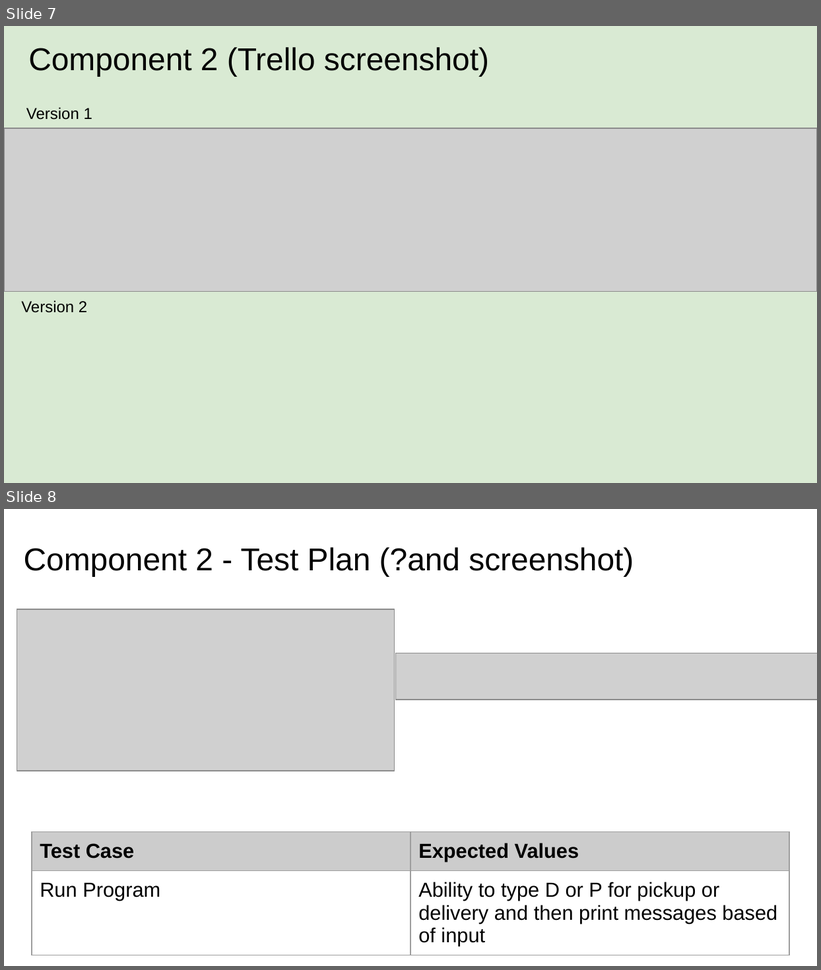
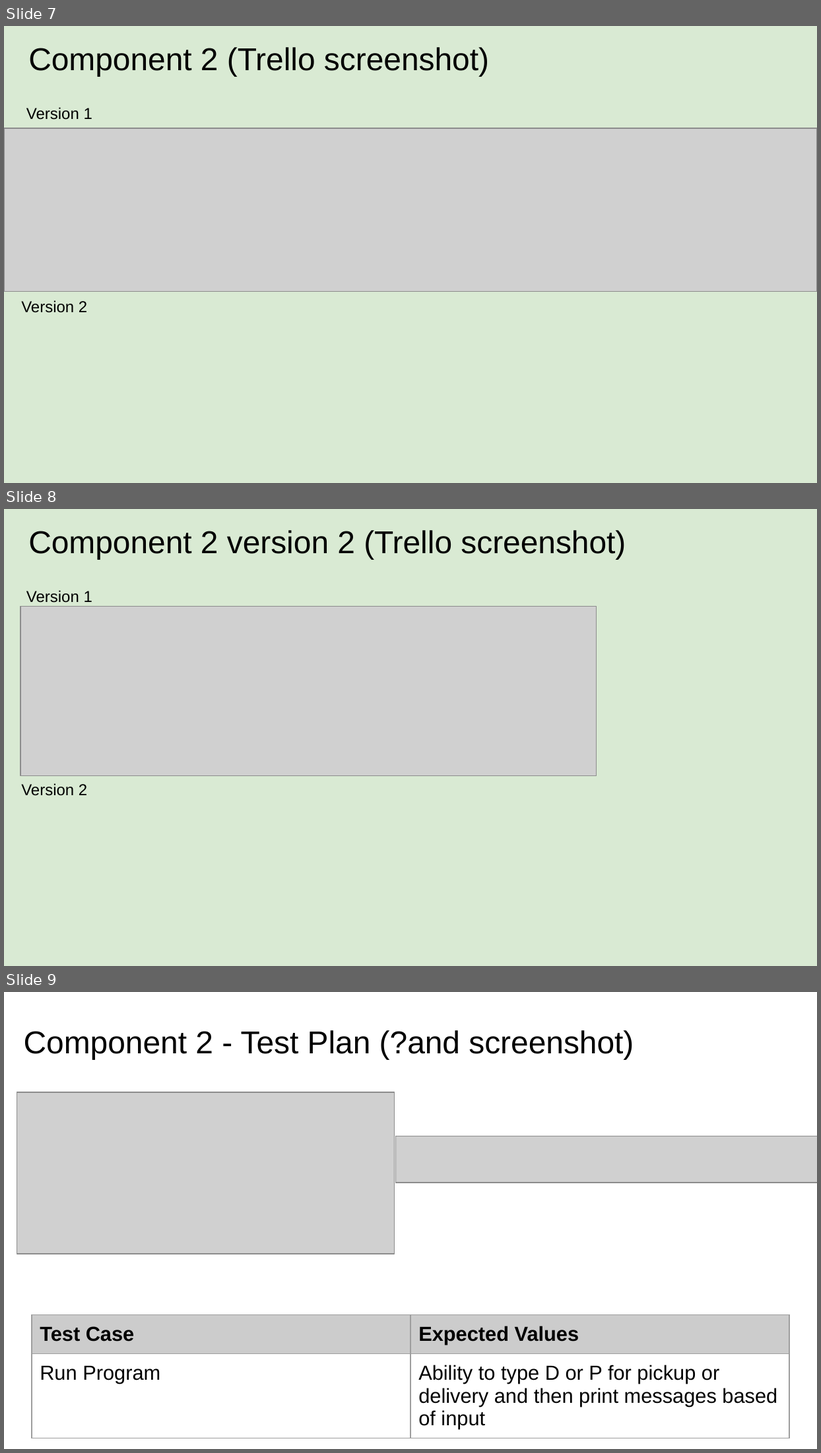
Before and after one commit to randombrunch/Pizza_Bot, a slide deck: 022_91893+_+91897+Documentation.pptx. Shown one above the other, each under a label of ours: slides 7 and 8 before the commit, slides 7, 8 and 9 after it. The pictures are 821x970 and 821x1453 pixels, drawn with LibreOffice and Linux fonts; fonts in the diff are those of the drawing; grey boxes stand for pictures. Boxes give left, top, right and bottom in pixels: in the first picture for what was removed or moved away, otherwise in the second. Text is boxed around its words. In the diff, an @@ line names an element or a change of style, - is before the commit and + after.

```diff
--- a/022_91893+_+91897+Documentation.pptx
+++ b/022_91893+_+91897+Documentation.pptx
@@ slide 8 added at bbox=[4, 509, 817, 966], background #D9EAD3 @@
@@ title added at bbox=[28, 530, 626, 559], 28 pt, text #000000 @@
+Component 2 version 2 (Trello screenshot)
@@ picture added at bbox=[20, 607, 596, 776] @@
@@ text added at bbox=[26, 590, 92, 603], 14 pt, text #000000 @@
+Version 1
@@ text added at bbox=[21, 784, 87, 796], 14 pt, text #000000 @@
+Version 2
@@ what was slide 8 is now slide 9 @@
```
Also in this commit, not shown: 1 slide changed, 2 other slides added, 1 other file.
